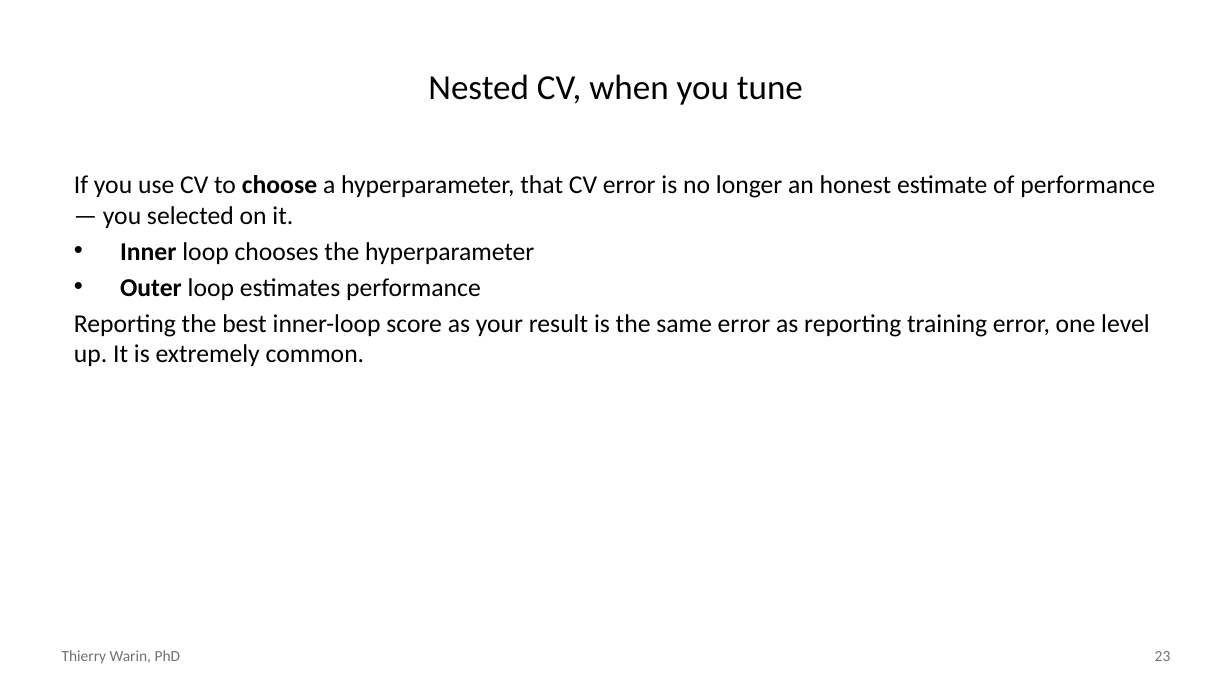
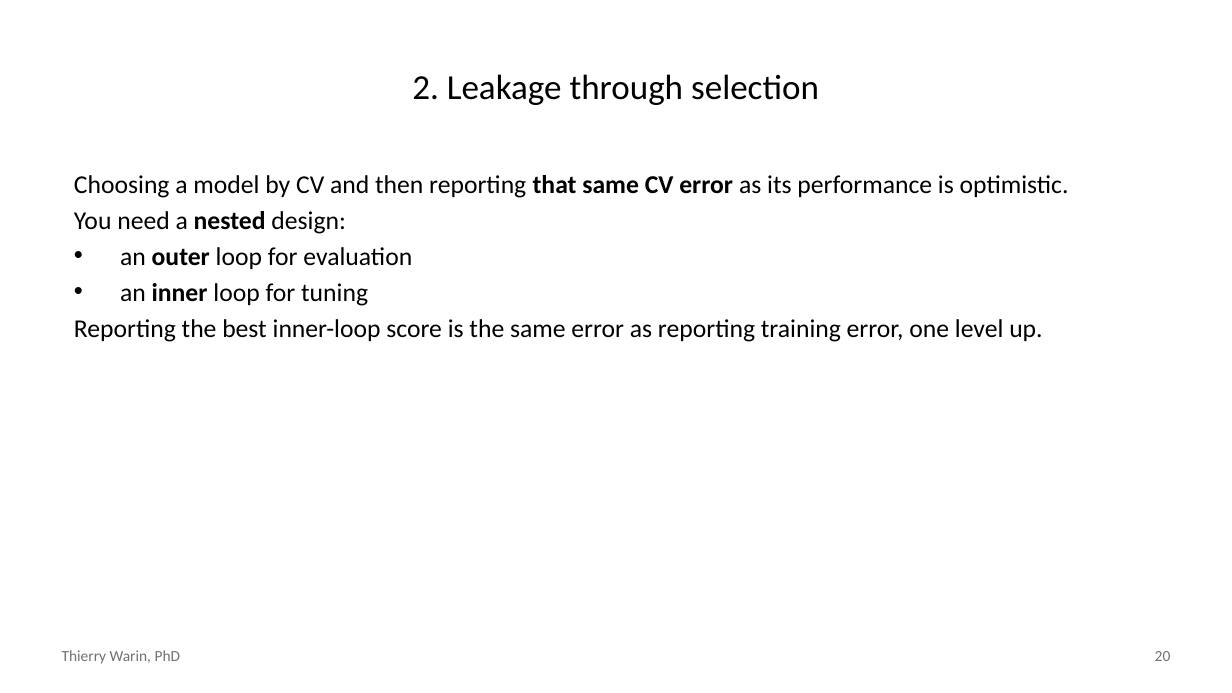
Before and after one commit to warint/quantitative-methods, a slide deck: slide 20 of 04-bias-variance-and-cross-validation/slides.pptx (slide 23 before the commit). Drawn at 1232x693 pixels with LibreOffice and Linux fonts; fonts in the diff are those of the drawing. Boxes give left, top, right and bottom in pixels: in the first picture for what was removed or moved away, otherwise in the second. Text is boxed around its words. In the diff, an @@ line names an element or a change of style, - is before the commit and + after.

```diff
--- a/04-bias-variance-and-cross-validation/slides.pptx
+++ b/04-bias-variance-and-cross-validation/slides.pptx
@@ title at (412,74,819,105): text changed @@
-Nested CV, when you tune
+2. Leakage through selection
@@ text at (74,175,1069,342): text changed @@
-If you use CV to choose a hyperparameter, that CV error is no longer an honest estimate of performance — you selected on it.
-• Inner loop chooses the hyperparameter
-• Outer loop estimates performance
-Reporting the best inner-loop score as your result is the same error as reporting training error, one level up. It is extremely common.
+Choosing a model by CV and then reporting that same CV error as its performance is optimistic.
+You need a nested design:
+• an outer loop for evaluation
+• an inner loop for tuning
+Reporting the best inner-loop score is the same error as reporting training error, one level up.
@@ page number at (1155,651,1171,661): text changed @@
-23
+20
```
Also in this commit, not shown: 8 other slides changed, 16 slides added, 16 slides removed, 4 other files.
